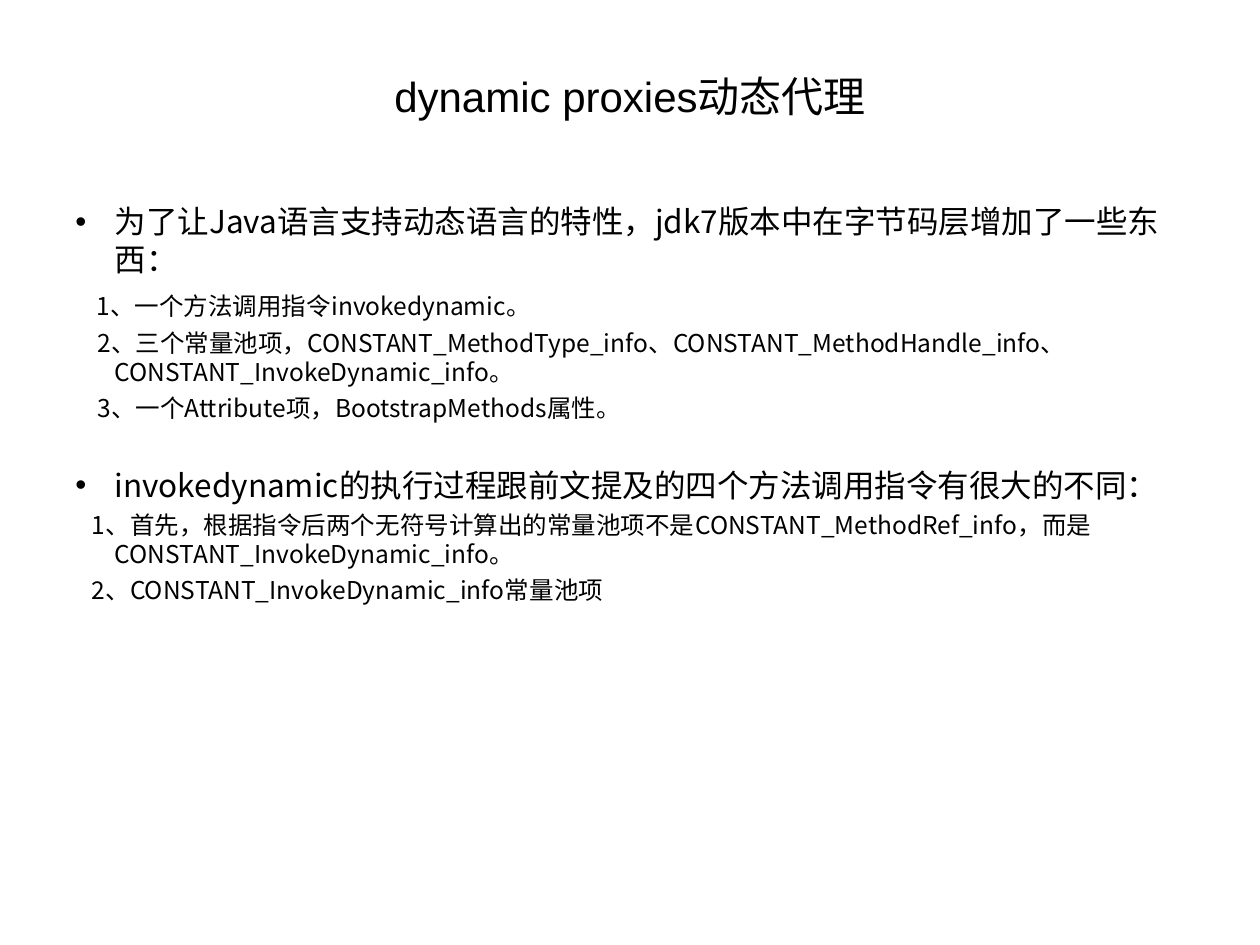
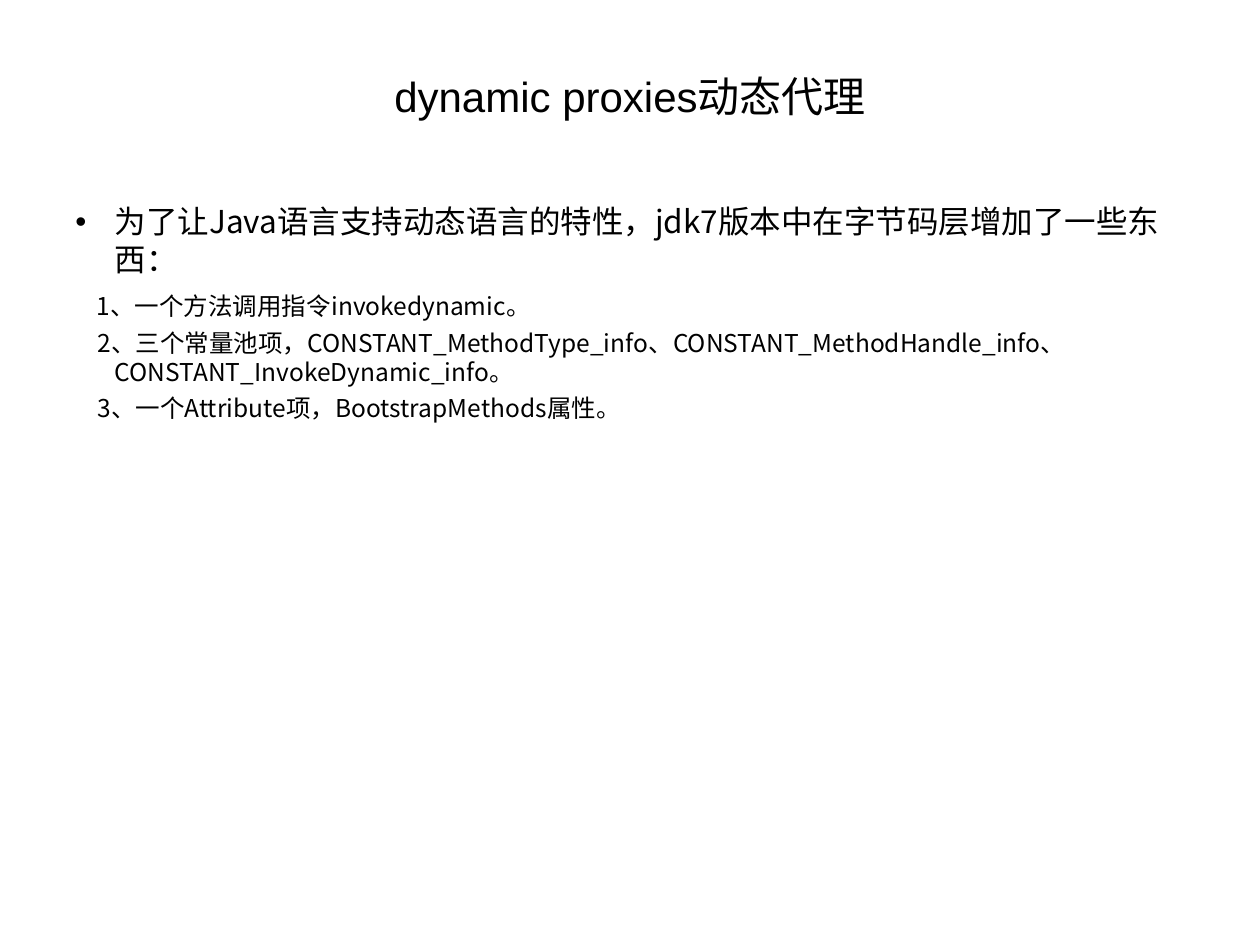
Before and after one commit to jianzijian/Hello-World, a slide deck: slide 12 of jdk8/jdk8学习分享.ppt. Drawn at 1260x945 pixels with LibreOffice and Linux fonts; fonts in the diff are those of the drawing; background and template pictures are left out. Boxes give left, top, right and bottom in pixels: in the first picture for what was removed or moved away, otherwise in the second. Text is boxed around its words. In the diff, an @@ line names an element or a change of style, - is before the commit and + after.

```diff
--- a/jdk8/jdk8学习分享.ppt
+++ b/jdk8/jdk8学习分享.ppt
@@ text at <box>92,470,1158,605</box>: paragraphs removed @@
-• invokedynamic的执行过程跟前文提及的四个方法调用指令有很大的不同：
-1、首先，根据指令后两个无符号计算出的常量池项不是CONSTANT_MethodRef_info，而是CONSTANT_InvokeDynamic_info。
-2、CONSTANT_InvokeDynamic_info常量池项
```
Also in this commit, not shown: 1 other slide changed.
